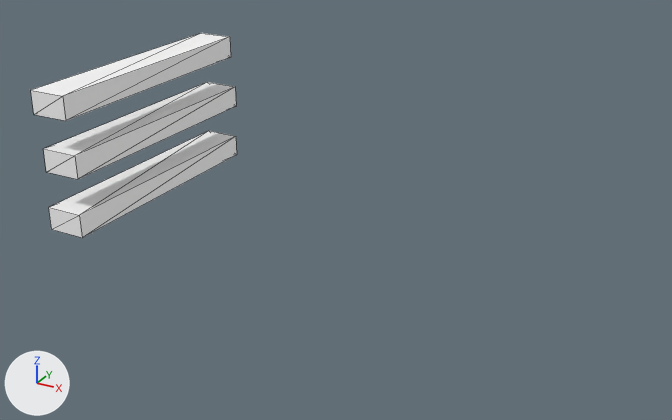
What one commit did to the glTF model models/天气/独立天气/雾/大雾/大雾.gltf.
One viewpoint serves both versions: a 50 mm camera at (1.582, -1.526, 0.794) aimed at (0.612, 0.239, -0.088). Every picture has the same lights, and +X, +Y and +Z are marked at lower left. Mesh edges are drawn as thin lines. Where no turn or scale is listed for an object, it has been applied to the vertices.

Objects in the first picture: 'node_Cube down_-1248', 'node_Cube middle_-1246', 'node_Cube up_-1244'.
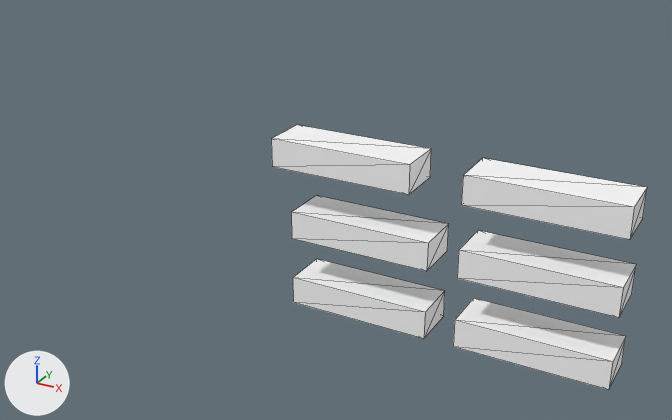
Location of each change, [x1, y1, x2, y2] in pixels of the pictures (672 x 420 px):
'node_Cube middle_-1246', moved, turned: before [43, 82, 236, 179]; after [291, 196, 449, 271]
'node_Cube down_-1248', moved, turned: before [49, 131, 237, 238]; after [293, 259, 445, 339]
'node_Cube up_-1244', moved, turned: before [31, 33, 231, 121]; after [271, 125, 431, 195]
'node_Cube up (1)_-65698', added: after [461, 158, 647, 240]
'node_Cube middle (1)_-65700', added: after [457, 230, 636, 318]
'node_Cube down (1)_-65702', added: after [453, 298, 626, 390]

The change, as a diff of the scene's bpy script:
```diff
--- a/models/天气/独立天气/雾/大雾/大雾.gltf.py
+++ b/models/天气/独立天气/雾/大雾/大雾.gltf.py
@@ me_mesh_cube_524cube_down__1 @@
+me_mesh_cube_524cube_down__1.from_pydata(...)  # a box spanning x -0.151..0.151, y -0.05..0.05, z -0.03..0.03
+me_mesh_cube_524cube_down__1.materials.append(mat_default_material)  # white #ffffff
@@ ob_node_cube_up__1244 @@
 ob_node_cube_up__1244 = bpy.data.objects.new('node_Cube up_-1244', me_mesh_cube_526cube_up)
-ob_node_cube_up__1244.parent = ob_node___1242
-ob_node_cube_up__1244.location = (-0.0143, 0.0, 0.15)
+ob_node_cube_up__1244.parent = ob_node___65688
+ob_node_cube_up__1244.location = (0.0, -0.0957, 0.15)
+ob_node_cube_up__1244.rotation_euler = (0.0, 0.0, 1.571)  # degrees (0, 0, 90)
 ob_node_cube_up__1244.scale = (0.664, 0.1, 0.0595)
@@ ob_node_cube_middle__1246 @@
 ob_node_cube_middle__1246 = bpy.data.objects.new('node_Cube middle_-1246', me_mesh_cube_526cube_middle)
-ob_node_cube_middle__1246.parent = ob_node___1242
+ob_node_cube_middle__1246.parent = ob_node___65688
 ob_node_cube_middle__1246.location = (0.000648, 0.0, 0.0)
+ob_node_cube_middle__1246.rotation_euler = (0.0, 0.0, 1.571)  # degrees (0, 0, 90)
 ob_node_cube_middle__1246.scale = (0.664, 0.1, 0.0594)
@@ ob_node_cube_down__1248 @@
 ob_node_cube_down__1248 = bpy.data.objects.new('node_Cube down_-1248', me_mesh_cube_526cube_down)
-ob_node_cube_down__1248.parent = ob_node___1242
-ob_node_cube_down__1248.location = (-0.00758, 0.0, -0.15)
+ob_node_cube_down__1248.parent = ob_node___65688
+ob_node_cube_down__1248.location = (0.0, 0.0, -0.15)
+ob_node_cube_down__1248.rotation_euler = (0.0, 0.0, 1.571)  # degrees (0, 0, 90)
 ob_node_cube_down__1248.scale = (0.664, 0.1, 0.0595)
@@ ob_node___65688 @@
+ob_node___65688 = bpy.data.objects.new('node__-65688', None)
+ob_node___65688.parent = ob_node___65686
+ob_node___65688.location = (0.0, -0.182, 0.0)
+ob_node___65688.scale = (1.0, 0.455, 1.0)
@@ ob_node___65686 @@
+ob_node___65686 = bpy.data.objects.new('node__-65686', None)
+ob_node___65686.parent = ob_unitygltf_root
+ob_node___65686.location = (1.0, 0.0, 0.0)
+ob_node___65686.rotation_euler = (0.0, 0.0, -1.571)  # degrees (0, 0, -90)
@@ ob_node_cube_down__1___65702 @@
+ob_node_cube_down__1___65702 = bpy.data.objects.new('node_Cube down (1)_-65702', me_mesh_cube_524cube_down__1)
+ob_node_cube_down__1___65702.location = (1.182, 0.0, -0.15)
@@ ob_node_cube_middle__1___65700 @@
+ob_node_cube_middle__1___65700 = bpy.data.objects.new('node_Cube middle (1)_-65700', me_mesh_cube_524cube_down__1.copy())
+ob_node_cube_middle__1___65700.location = (1.182, 0.0, 0.0)
@@ ob_node_cube_up__1___65698 @@
+ob_node_cube_up__1___65698 = bpy.data.objects.new('node_Cube up (1)_-65698', me_mesh_cube_524cube_down__1.copy())
+ob_node_cube_up__1___65698.location = (1.182, 0.0, 0.15)
```
